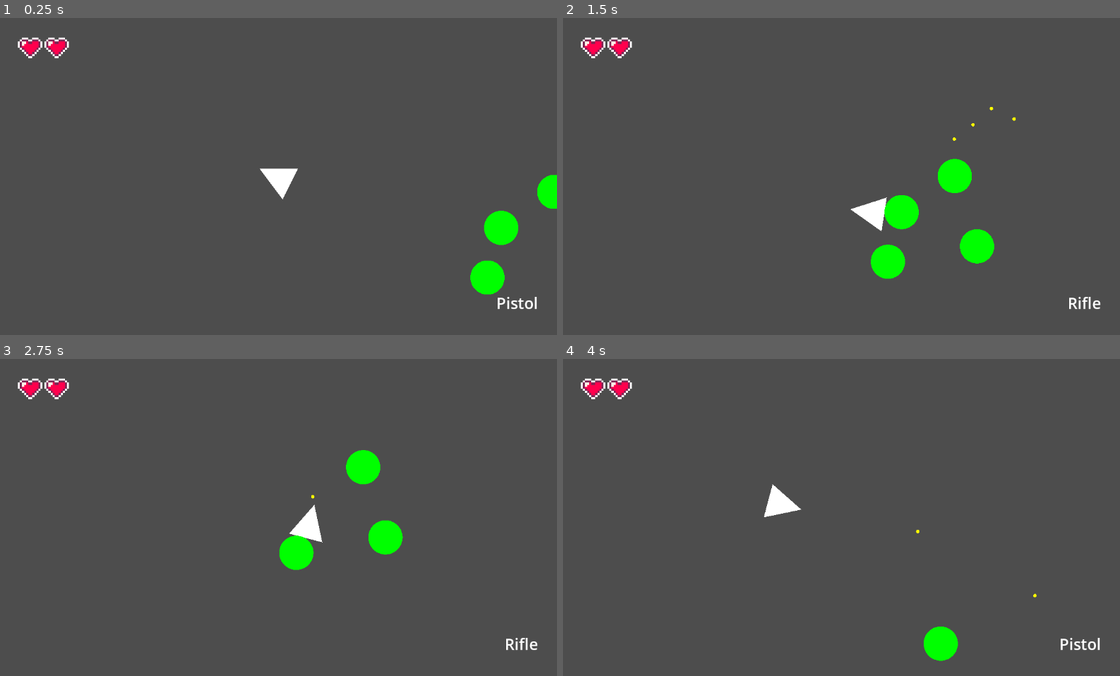
Above: before the commit, frames 1-4 (two rows, left to right).
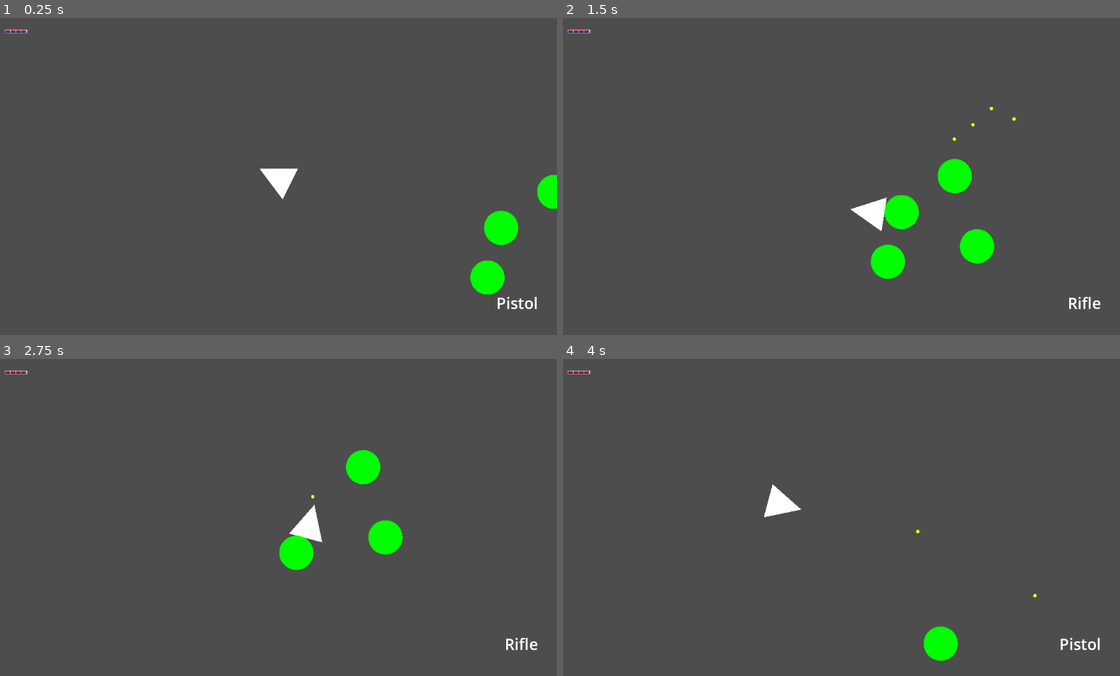
Above: after the commit, the same moments.

Repository: BG12-IT-Gruppenarbeit/Godot-Projekt-
Game: Godot game, scene res://world.tscn
Two runs of this game, one before a commit and one after it. Both use one fixed random seed, a clock stepped at 60 frames per second and the inputs below.
Inputs (mouse positions are in pixels of both pictures, inside the frame that each line leads up to):
- Up to frame 1 (0.25 s): no input
- Up to frame 2 (1.5 s): tap Enter at 0.5 s; move the mouse to (964, 160) at 0.52 s; press the mouse at (964, 160) at 0.53 s; hold Right (ui_right) 0.53-1.28 s; move the mouse to (724, 192) at 1.27 s; release the mouse at (724, 192) at 1.28 s; hold Down (ui_down) from 1.28 s (still down); tap Q (weapon_swap) at 1.35 s
- Up to frame 3 (2.75 s): move the mouse to (328, 447) at 2.02 s; release Down (ui_down) at 2.03 s; press the mouse at (328, 447) at 2.03 s; hold Right (ui_right) from 2.03 s (still down)
- Up to frame 4 (4 s): move the mouse to (808, 580) at 2.77 s; release Right (ui_right) at 2.78 s; release the mouse at (808, 580) at 2.78 s; hold Up (ui_up) 2.78-3.53 s; tap Q (weapon_swap) at 2.85 s; move the mouse to (1008, 565) at 3.52 s; press the mouse at (1008, 565) at 3.53 s; hold Left (ui_left) from 3.53 s (still down)

The runs differ from the first frame. In frame 1, 0.5% of the frame differs, in the area x 0-13%, y 3-13%; in frame 2, 0.5%; in frame 3, 0.5%; in frame 4, 0.5%.

Commit message:
health bur fucking sucks

Diff:
--- a/Projektarbeit_framework/Enemies/enemy_default.gd
+++ b/Projektarbeit_framework/Enemies/enemy_default.gd
@@ -5,11 +5,16 @@
 @export var hp_max : int
 @onready var hp : int = hp_max
 
+var players : Array
+
 
 # Called when the node enters the scene tree for the first time.
 func _ready() -> void:
 	$Enemy_healthbar.visible =  false
 	$Enemy_healthbar.max_value = hp
+	players = get_tree().get_nodes_in_group("Player")
+	print(players)
+	print(players[0].position)
 	pass # Replace with function body.
 
 
--- a/Projektarbeit_framework/Enemies/enemy_types/goblin.gd
+++ b/Projektarbeit_framework/Enemies/enemy_types/goblin.gd
@@ -2,7 +2,6 @@
 
 @export var player : PackedScene
 
-var players : Array
 
 
 func _physics_process(delta: float) -> void:
--- a/Projektarbeit_framework/player.gd
+++ b/Projektarbeit_framework/player.gd
@@ -9,6 +9,9 @@
 
 var held_wpns : Array = ["pistol","rifle"]
 var curr_wpn : int = 0
+
+var hp_max : int = 10
+var hp_curr : int = hp_max
 
 func _ready() -> void:
 	equip_weapon(held_wpns[curr_wpn])
--- a/Projektarbeit_framework/player_hud.tscn
+++ b/Projektarbeit_framework/player_hud.tscn
@@ -1,13 +1,21 @@
-[gd_scene load_steps=4 format=3 uid="uid://cbfftk0w50y2w"]
+[gd_scene load_steps=6 format=3 uid="uid://cbfftk0w50y2w"]
 
 [ext_resource type="Texture2D" uid="uid://clgatlfxjh3ln" path="res://sprites/basic life bars a icons .png" id="1_flko3"]
 
 [sub_resource type="LabelSettings" id="LabelSettings_004te"]
 font_size = 32
 
-[sub_resource type="AtlasTexture" id="AtlasTexture_1f7aa"]
+[sub_resource type="AtlasTexture" id="AtlasTexture_t1v2m"]
 atlas = ExtResource("1_flko3")
-region = Rect2(2, 4, 12, 10)
+region = Rect2(65, 21, 47, 7)
+
+[sub_resource type="AtlasTexture" id="AtlasTexture_phrxc"]
+atlas = ExtResource("1_flko3")
+region = Rect2(121, 52, 23, 5)
+
+[sub_resource type="AtlasTexture" id="AtlasTexture_7xxpq"]
+atlas = ExtResource("1_flko3")
+region = Rect2(99, 88, 11, 5)
 
 [node name="Playerhud" type="CanvasLayer"]
 
@@ -27,20 +35,32 @@
 "
 label_settings = SubResource("LabelSettings_004te")
 
-[node name="Healthbar" type="HBoxContainer" parent="."]
-offset_left = 51.0
-offset_top = 40.0
-offset_right = 155.0
-offset_bottom = 82.0
+[node name="NinePatchRect" type="NinePatchRect" parent="."]
+texture_filter = 1
+texture_repeat = 1
+offset_left = 24.0
+offset_top = 24.0
+offset_right = 71.0
+offset_bottom = 31.0
+texture = SubResource("AtlasTexture_t1v2m")
 
-[node name="TextureRect" type="TextureRect" parent="Healthbar"]
-texture_filter = 1
-layout_mode = 2
-texture = SubResource("AtlasTexture_1f7aa")
-expand_mode = 3
+[node name="TextureProgressBar" type="TextureProgressBar" parent="NinePatchRect"]
+layout_mode = 1
+anchors_preset = -1
+offset_left = 1.0
+offset_top = 1.0
+offset_right = 23.5
+offset_bottom = 6.0
+scale = Vector2(2, 1)
+value = 90.0
+nine_patch_stretch = true
+texture_progress = SubResource("AtlasTexture_phrxc")
 
-[node name="TextureRect2" type="TextureRect" parent="Healthbar"]
-texture_filter = 1
-layout_mode = 2
-texture = SubResource("AtlasTexture_1f7aa")
-expand_mode = 3
+[node name="NinePatchRect2" type="NinePatchRect" parent="NinePatchRect"]
+offset_left = 1.0
+offset_top = 1.0
+offset_right = 45.0
+offset_bottom = 6.0
+texture = SubResource("AtlasTexture_7xxpq")
+region_rect = Rect2(0, 0, 11, 5)
+axis_stretch_horizontal = 1
